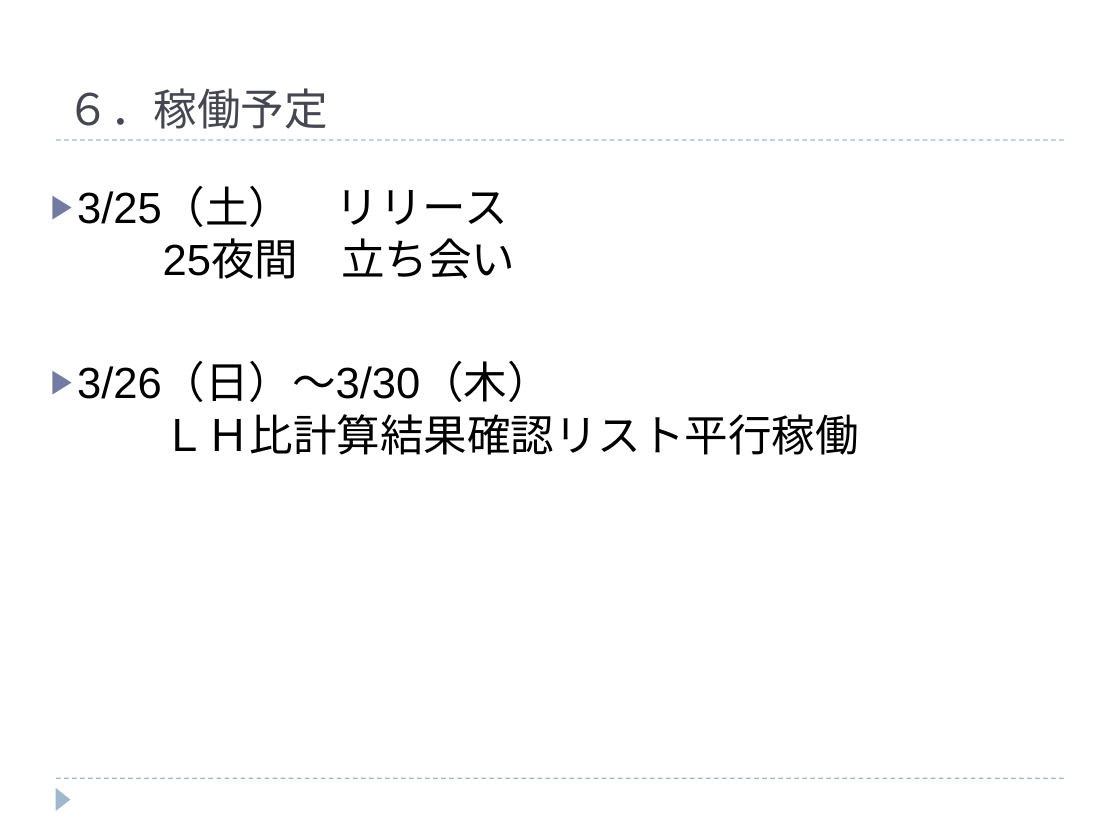
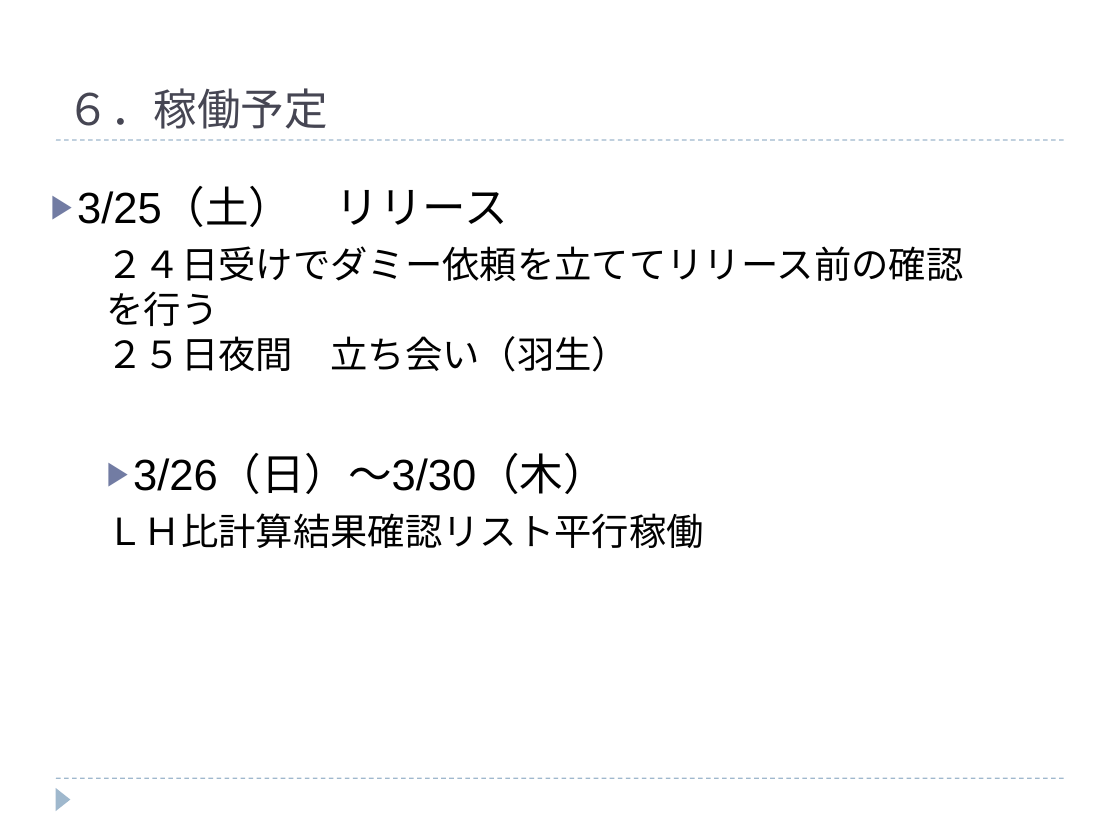
Before and after one commit to hanyutatsuya/Chemistory, a slide deck: slide 14 of 次期システム対応/レビュー/ケミストリー次期先行対応.ppt. Drawn at 1120x840 pixels with LibreOffice and Linux fonts; fonts in the diff are those of the drawing. Boxes give left, top, right and bottom in pixels: in the first picture for what was removed or moved away, otherwise in the second. Text is boxed around its words. In the diff, an @@ line names an element or a change of style, - is before the commit and + after.

```diff
--- a/次期システム対応/レビュー/ケミストリー次期先行対応.ppt
+++ b/次期システム対応/レビュー/ケミストリー次期先行対応.ppt
@@ text at bbox=[77, 188, 704, 548]: text changed; size 28 to 24 pt @@
-▶ 3/25（土） リリース
-  25夜間 立ち会い
-▶ 3/26（日）～3/30（木）
-  ＬＨ比計算結果確認リスト平行稼働
+▶ 3/25（土） リリース
+  ２４日受けでダミー依頼を立ててリリース前の確認を行う
+  ２５日夜間 立ち会い（羽生）
+▶ 3/26（日）～3/30（木）
+  ＬＨ比計算結果確認リスト平行稼働
```
Also in this commit, not shown: 3 other slides changed, 4 other files.
